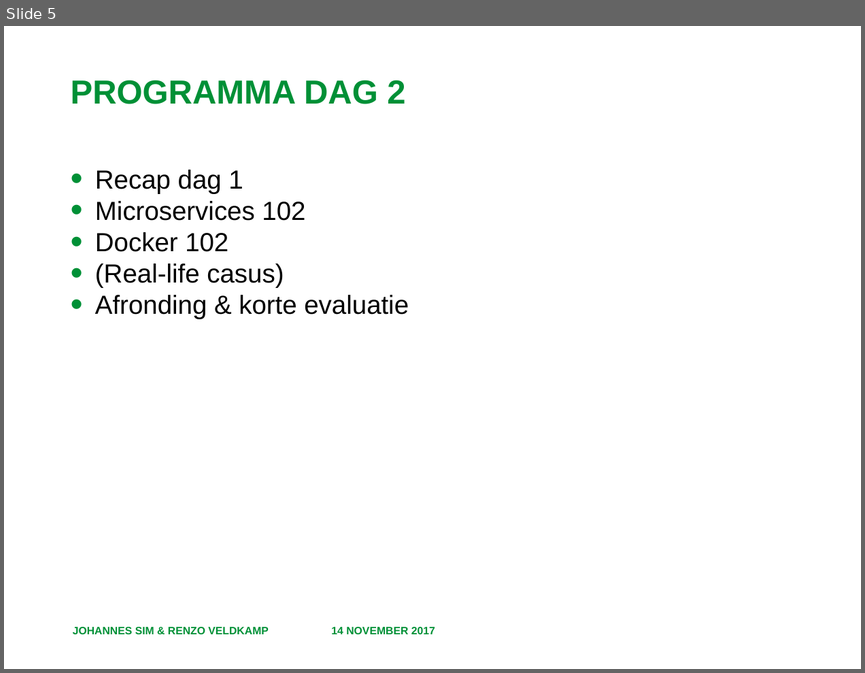
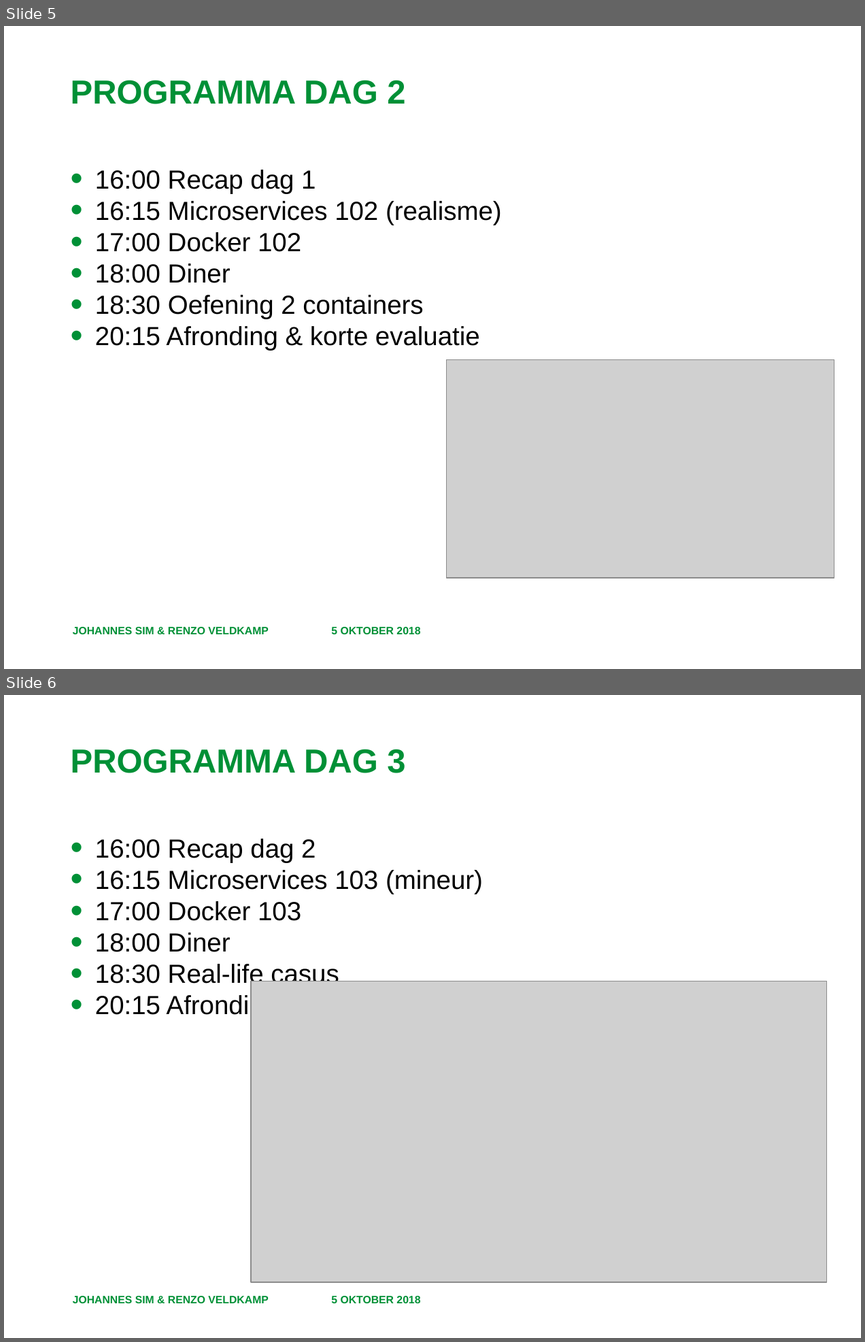
Before and after one commit to RenzoVeldkamp/MicroContainer, a slide deck: Presentatie/Programma en Leerdoelen.pptx. Shown one above the other, each under a label of ours: slide 5 before the commit, slides 5 and 6 after it. The pictures are 865x673 and 865x1342 pixels, drawn with LibreOffice and Linux fonts; fonts in the diff are those of the drawing; grey boxes stand for pictures; background and template pictures are left out. Boxes give left, top, right and bottom in pixels: in the first picture for what was removed or moved away, otherwise in the second. Text is boxed around its words. In the diff, an @@ line names an element or a change of style, - is before the commit and + after.

```diff
--- a/Presentatie/Programma en Leerdoelen.pptx
+++ b/Presentatie/Programma en Leerdoelen.pptx
@@ slide 6 added at (x1=4, y1=695, x2=861, y2=1338), background #FFFFFF @@
@@ title added at (x1=71, y1=749, x2=405, y2=773), 28 pt, text #009036, bold @@
+PROGRAMMA DAG 3
@@ text added at (x1=95, y1=838, x2=483, y2=1019), 22 pt, text #000000 @@
+• 16:00 Recap dag 2
+• 16:15 Microservices 103 (mineur)
+• 17:00 Docker 103
+• 18:00 Diner
+• 18:30 Real-life casus
+• 20:15 Afronding & korte evaluatie
@@ picture added at (x1=251, y1=981, x2=827, y2=1282) @@
@@ text added at (x1=73, y1=1295, x2=268, y2=1303), 9 pt, text #009036, bold @@
+JOHANNES SIM & RENZO VELDKAMP
@@ text added at (x1=331, y1=1295, x2=420, y2=1303), 9 pt, text #009036, bold @@
+5 OKTOBER 2018
@@ slide 5 changed as well @@
@@ text at (x1=95, y1=169, x2=502, y2=350): text changed @@
-• Recap dag 1
-• Microservices 102
-• Docker 102
-• (Real-life casus)
-• Afronding & korte evaluatie
+• 16:00 Recap dag 1
+• 16:15 Microservices 102 (realisme)
+• 17:00 Docker 102
+• 18:00 Diner
+• 18:30 Oefening 2 containers
+• 20:15 Afronding & korte evaluatie
@@ picture added at (x1=446, y1=359, x2=834, y2=577) @@
@@ text at (x1=331, y1=626, x2=420, y2=634): text changed @@
-14 NOVEMBER 2017
+5 OKTOBER 2018
```
Also in this commit, not shown: 4 other slides changed, 39 other files.
